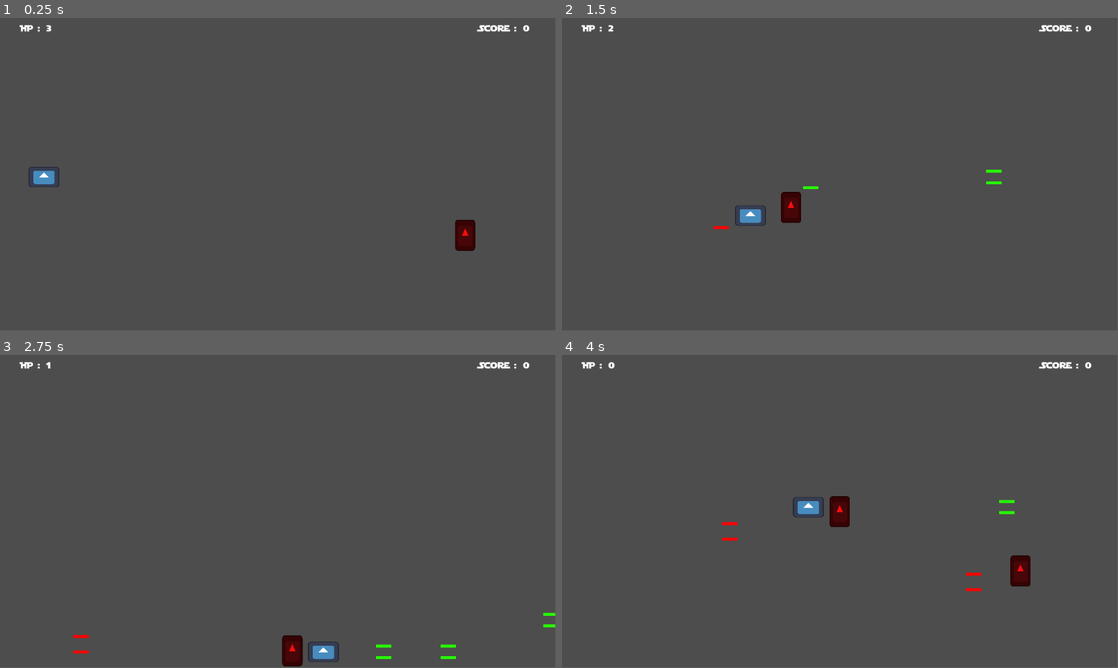
Above: before the commit, frames 1-4 (two rows, left to right).
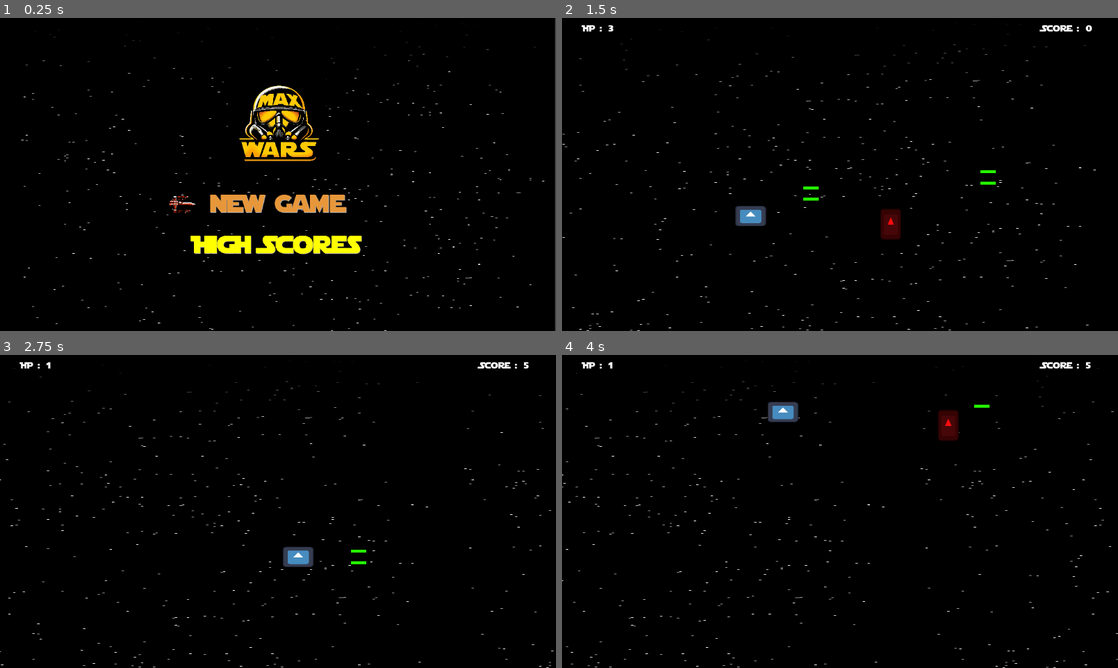
Above: after the commit, the same moments.

Repository: Majimo/MaxWarsShmup
Game: Godot game, scene res://scenes/home_screen.tscn
Two runs of this game, one before a commit and one after it. Both use one fixed random seed, a clock stepped at 60 frames per second and the inputs below. Before the commit the project starts from res://scenes/main.tscn. The engine's default icon, where the game draws it, is replaced by a stand-in: a white triangle on a blue panel in a dark square.
Inputs:
- Up to frame 1 (0.25 s): no input
- Up to frame 2 (1.5 s): tap Enter (ui_accept) at 0.5, 1.35 s; hold Right (ui_right) 0.53-1.28 s; hold Enter (ui_accept) 0.53-1.28 s; hold Down (ui_down) from 1.28 s (still down)
- Up to frame 3 (2.75 s): tap Enter (ui_accept) at 1.52, 1.82 s; release Down (ui_down) at 2.03 s; hold Right (ui_right) from 2.03 s (still down); hold Enter (ui_accept) from 2.03 s (still down)
- Up to frame 4 (4 s): release Right (ui_right) at 2.78 s; release Enter (ui_accept) at 2.78 s; hold Up (ui_up) 2.78-3.53 s; tap Enter (ui_accept) at 2.85, 3.02, 3.32 s; hold Left (ui_left) from 3.53 s (still down); hold Enter (ui_accept) from 3.53 s (still down)
In our replay, the window is 799x449 before the commit and 800x450 after it. These sizes can differ from the game's own. Grey fills any space a smaller window leaves; there, only what the larger window draws over its background counts as a difference.

The runs differ from the first frame. In frame 1, 100% of the frame differs, in the area x 0-100%, y 0-100%; in frame 2, 99%; in frame 3, 99%; in frame 4, 99%.

Commit message:
Create Home Screen & add parallax background

Diff:
--- a/project.godot
+++ b/project.godot
@@ -11,7 +11,7 @@
 [application]
 
 config/name="MaxWarsSchmup"
-run/main_scene="res://scenes/main.tscn"
+run/main_scene="res://scenes/home_screen.tscn"
 config/features=PackedStringArray("4.1", "Mobile")
 config/icon="res://icon.svg"
 
@@ -19,6 +19,10 @@
 
 Globals="*res://autoloads/globals.gd"
 
+[display]
+
+window/stretch/mode="viewport"
+
 [rendering]
 
 textures/canvas_textures/default_texture_filter=0
--- /dev/null
+++ b/scenes/home_screen.tscn
@@ -0,0 +1,78 @@
+[gd_scene load_steps=6 format=3 uid="uid://fmss4esp6ey7"]
+
+[ext_resource type="Texture2D" uid="uid://bgfgwydd4n21b" path="res://assets/background.png" id="1_47py6"]
+[ext_resource type="Script" path="res://scripts/home_screen.gd" id="1_418e1"]
+[ext_resource type="Texture2D" uid="uid://shtxn2dea8k1" path="res://assets/Max Wars Logo.jpg" id="2_o5e25"]
+[ext_resource type="FontFile" uid="uid://be6u47cq3y7yw" path="res://Starjedi.ttf" id="3_dsvjm"]
+[ext_resource type="Texture2D" uid="uid://ubfoggavtmwd" path="res://assets/x_wing_selector.png" id="3_ts85o"]
+
+[node name="HomeScreen" type="Node2D"]
+script = ExtResource("1_418e1")
+
+[node name="Background" type="Sprite2D" parent="."]
+scale = Vector2(4.42308, 0.643333)
+texture = ExtResource("1_47py6")
+centered = false
+
+[node name="Menu" type="Control" parent="."]
+layout_mode = 3
+anchors_preset = 0
+offset_right = 1147.0
+offset_bottom = 650.0
+
+[node name="VBoxContainer" type="VBoxContainer" parent="Menu"]
+layout_mode = 1
+anchors_preset = 15
+anchor_right = 1.0
+anchor_bottom = 1.0
+offset_left = 1.0
+offset_top = 85.0
+offset_right = 1.0
+offset_bottom = -96.0
+grow_horizontal = 2
+grow_vertical = 2
+
+[node name="Control" type="Control" parent="Menu/VBoxContainer"]
+clip_contents = true
+custom_minimum_size = Vector2(1147, 250)
+layout_mode = 2
+
+[node name="Logo" type="Sprite2D" parent="Menu/VBoxContainer/Control"]
+position = Vector2(573, 135)
+scale = Vector2(0.2, 0.2)
+texture = ExtResource("2_o5e25")
+
+[node name="NewGameContainer" type="HBoxContainer" parent="Menu/VBoxContainer"]
+layout_mode = 2
+alignment = 1
+
+[node name="SelectorNG" type="Sprite2D" parent="Menu/VBoxContainer/NewGameContainer"]
+position = Vector2(376, 48)
+texture = ExtResource("3_ts85o")
+
+[node name="NewGame" type="Label" parent="Menu/VBoxContainer/NewGameContainer"]
+layout_mode = 2
+theme_override_colors/font_color = Color(0.729412, 0.372549, 0.141176, 1)
+theme_override_colors/font_shadow_color = Color(0.694118, 0.694118, 0.694118, 1)
+theme_override_fonts/font = ExtResource("3_dsvjm")
+theme_override_font_sizes/font_size = 50
+text = "New Game"
+horizontal_alignment = 1
+vertical_alignment = 1
+
+[node name="HighScoresContainer" type="HBoxContainer" parent="Menu/VBoxContainer"]
+layout_mode = 2
+alignment = 1
+
+[node name="SelectorHS" type="Sprite2D" parent="Menu/VBoxContainer/HighScoresContainer"]
+position = Vector2(331, 48)
+texture = ExtResource("3_ts85o")
+
+[node name="HighScores" type="Label" parent="Menu/VBoxContainer/HighScoresContainer"]
+layout_mode = 2
+theme_override_colors/font_shadow_color = Color(0.694118, 0.694118, 0.694118, 1)
+theme_override_fonts/font = ExtResource("3_dsvjm")
+theme_override_font_sizes/font_size = 50
+text = "High Scores"
+horizontal_alignment = 1
+vertical_alignment = 1
--- a/scenes/main.tscn
+++ b/scenes/main.tscn
@@ -7,9 +7,24 @@
 [ext_resource type="FontFile" uid="uid://be6u47cq3y7yw" path="res://Starjedi.ttf" id="5_430wb"]
 [ext_resource type="Script" path="res://scripts/hp_label.gd" id="6_8jpmi"]
 [ext_resource type="Script" path="res://scripts/score_label.gd" id="7_bhehx"]
+[ext_resource type="Texture2D" uid="uid://bgfgwydd4n21b" path="res://assets/background.png" id="8_gp1hy"]
 
 [node name="Main" type="Node2D"]
 script = ExtResource("1_18fgy")
+metadata/_edit_vertical_guides_ = []
+
+[node name="ParallaxBackground" type="Node2D" parent="."]
+
+[node name="First" type="Sprite2D" parent="ParallaxBackground"]
+scale = Vector2(5, 0.6)
+texture = ExtResource("8_gp1hy")
+centered = false
+
+[node name="Second" type="Sprite2D" parent="ParallaxBackground"]
+position = Vector2(1300, 2.08165e-12)
+scale = Vector2(5, 0.6)
+texture = ExtResource("8_gp1hy")
+centered = false
 
 [node name="Player" parent="." instance=ExtResource("1_iyjmw")]
 position = Vector2(91, 330)
--- /dev/null
+++ b/scripts/home_screen.gd
@@ -0,0 +1,48 @@
+extends Node2D
+
+
+@onready var selector_ng = $Menu/VBoxContainer/NewGameContainer/SelectorNG
+@onready var selector_hg = $Menu/VBoxContainer/HighScoresContainer/SelectorHS
+@onready var ng_label = $Menu/VBoxContainer/NewGameContainer/NewGame
+@onready var hs_label = $Menu/VBoxContainer/HighScoresContainer/HighScores
+
+var menu_states := ['NEW_GAME', 'HIGH_SCORES']
+var menu_state := 'NEW_GAME'
+
+func _ready():
+	set_state(menu_states[0])
+
+func _process(_delta):
+	if Input.is_action_just_pressed("ui_down"):
+		set_state(menu_states[1])
+	elif Input.is_action_just_pressed("ui_up"):
+		set_state(menu_states[0])
+
+	elif Input.is_action_just_pressed("ui_accept"):
+		if menu_state == menu_states[0]:
+			change_scene_to_next()
+		if menu_state == menu_states[1]:
+			print('high score')
+
+
+func change_scene_to_next():
+	var launch_game = "res://scenes/main.tscn"
+	var error = get_tree().change_scene_to_file(launch_game)
+
+	# Vérifiez si le changement de scène s'est bien passé
+	if error != OK:
+		print("Erreur lors du changement de scène: ", error)
+
+func set_state(state: String):
+	menu_state = state
+	match state:
+		'NEW_GAME':
+			selector_ng.visible = true
+			selector_hg.visible = false
+			hs_label.add_theme_color_override("font_color", Color(253,197,0,255))
+			ng_label.add_theme_color_override("font_color", Color('#e7973a'))
+		'HIGH_SCORES':
+			selector_ng.visible = false
+			selector_hg.visible = true
+			ng_label.add_theme_color_override("font_color", Color(253,197,0,255))
+			hs_label.add_theme_color_override("font_color", Color('#e7973a'))
--- a/scripts/main.gd
+++ b/scripts/main.gd
@@ -1,6 +1,20 @@
 extends Node2D
 
+
+@onready var parallax_background = $ParallaxBackground
+@onready var parallax_first = $ParallaxBackground/First
+@onready var parallax_second = $ParallaxBackground/Second
+
 var enemy = preload("res://scenes/enemy.tscn")
+
+
+func _process(delta):
+	# Display a parallax background
+	parallax_background.position.x -= delta * 175
+	if parallax_first.global_position.x < -1300:
+		parallax_first.global_position.x = 1299
+	if parallax_second.global_position.x < -1300:
+		parallax_second.global_position.x = 1299
 
 
 func _on_enemy_spawn_timer_timeout():
Not shown, added: Star Wars - Cantina Song.ogg.import
Binary file added: assets/Max Wars Logo.jpg
Not shown, added: assets/Max Wars Logo.jpg.import
Binary file added: assets/background.png
Not shown, added: assets/background.png.import
Binary file added: assets/cut_scenes.png
Not shown, added: assets/cut_scenes.png.import
Binary file added: assets/tie_fighter.png
Not shown, added: assets/tie_fighter.png.import
Binary file added: assets/x_wing.png
Not shown, added: assets/x_wing.png.import
Binary file added: assets/x_wing_selector.png
(and 5 more such lines)
